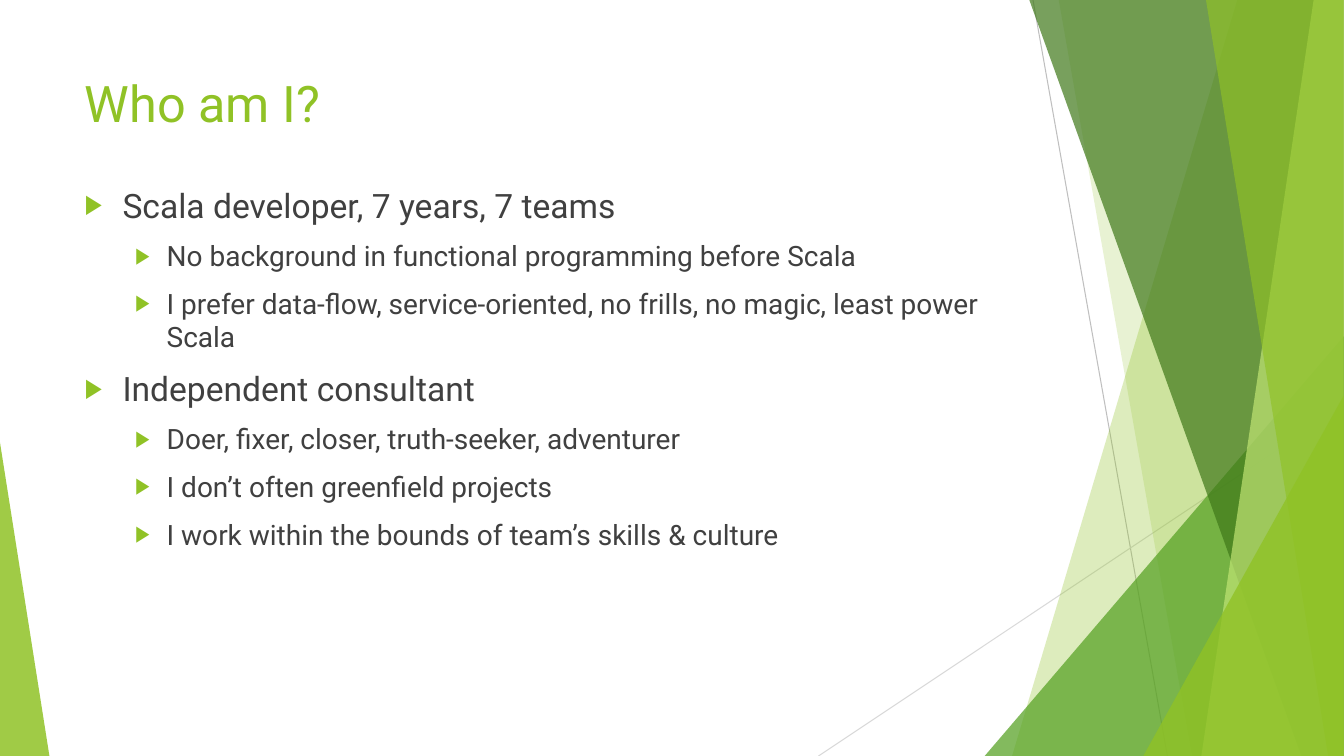
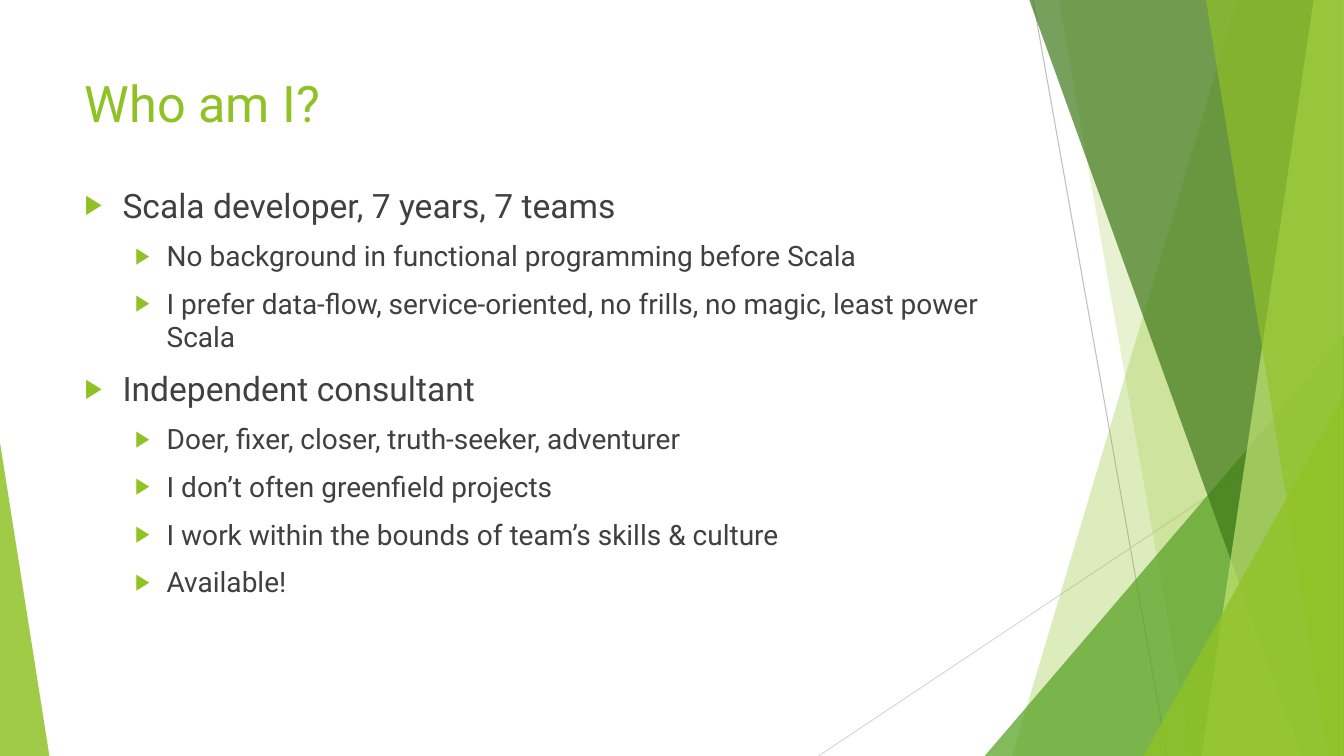
Before and after one commit to lancegatlin/tagless-final-autotest-talk-19feb19, a slide deck: slide 2 of tagless-final-autotest-19Feb19.pptx. Drawn at 1344x756 pixels with LibreOffice and Linux fonts; fonts in the diff are those of the drawing. Boxes give left, top, right and bottom in pixels: in the first picture for what was removed or moved away, otherwise in the second. Text is boxed around its words. In the diff, an @@ line names an element or a change of style, - is before the commit and + after.

```diff
--- a/tagless-final-autotest-19Feb19.pptx
+++ b/tagless-final-autotest-19Feb19.pptx
@@ text at <box>167,571,287,593</box>: paragraph added @@
+  ▶ Available!
```
Also in this commit, not shown: 3 other slides changed, 14 slides added, 2 slides removed.
